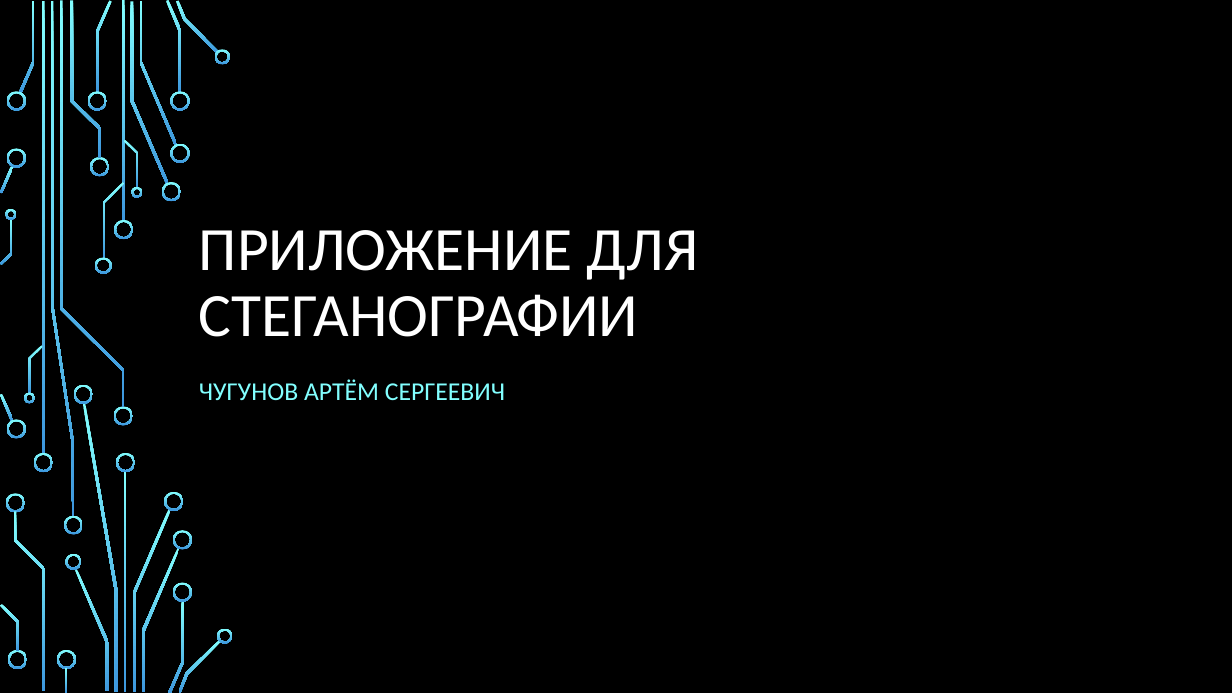
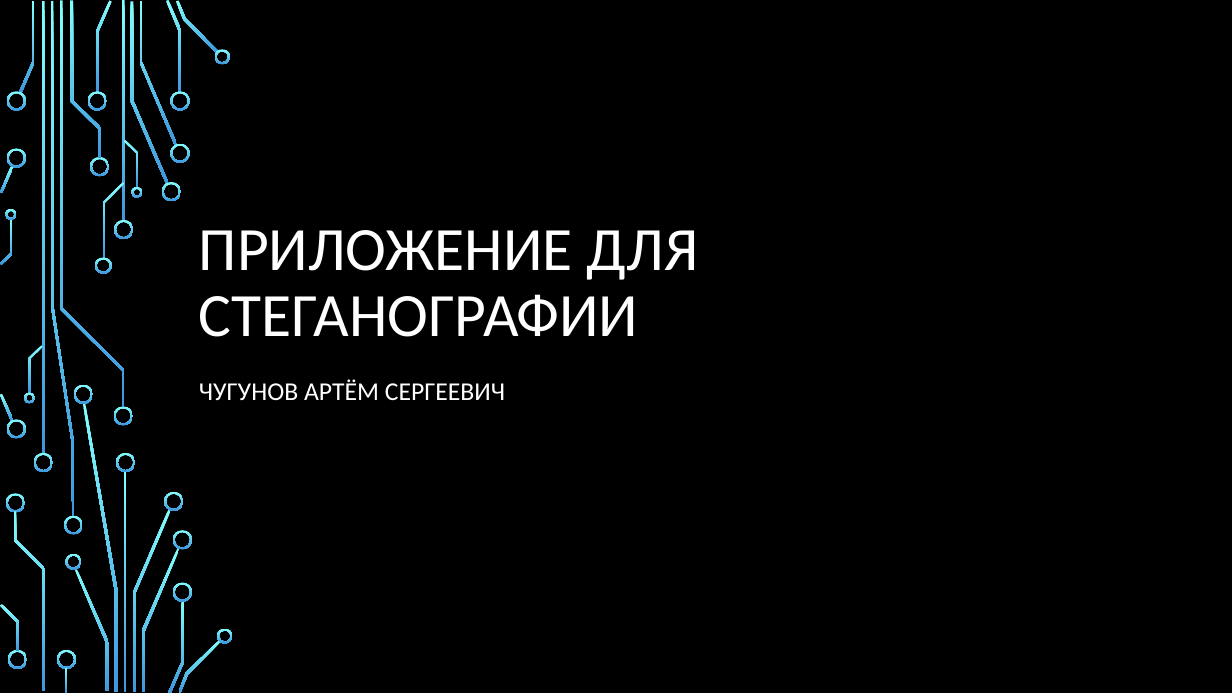
Before and after one commit to Ra1w/infobezVseros, a slide deck: slide 1 of Приложение для стеганографии.pptx. Drawn at 1232x693 pixels with LibreOffice and Linux fonts; fonts in the diff are those of the drawing; background and template pictures are left out. Boxes give left, top, right and bottom in pixels: in the first picture for what was removed or moved away, otherwise in the second. Text is boxed around its words. In the diff, an @@ line names an element or a change of style, - is before the commit and + after.

```diff
--- a/Приложение для стеганографии.pptx
+++ b/Приложение для стеганографии.pptx
@@ subtitle "ЧУГУНОВ АРТЁМ СЕРГЕЕВИЧ" at [199, 379, 505, 400]: text colour #82FFFF to #FFFFFF @@
```
Also in this commit, not shown: 1 slide added.
